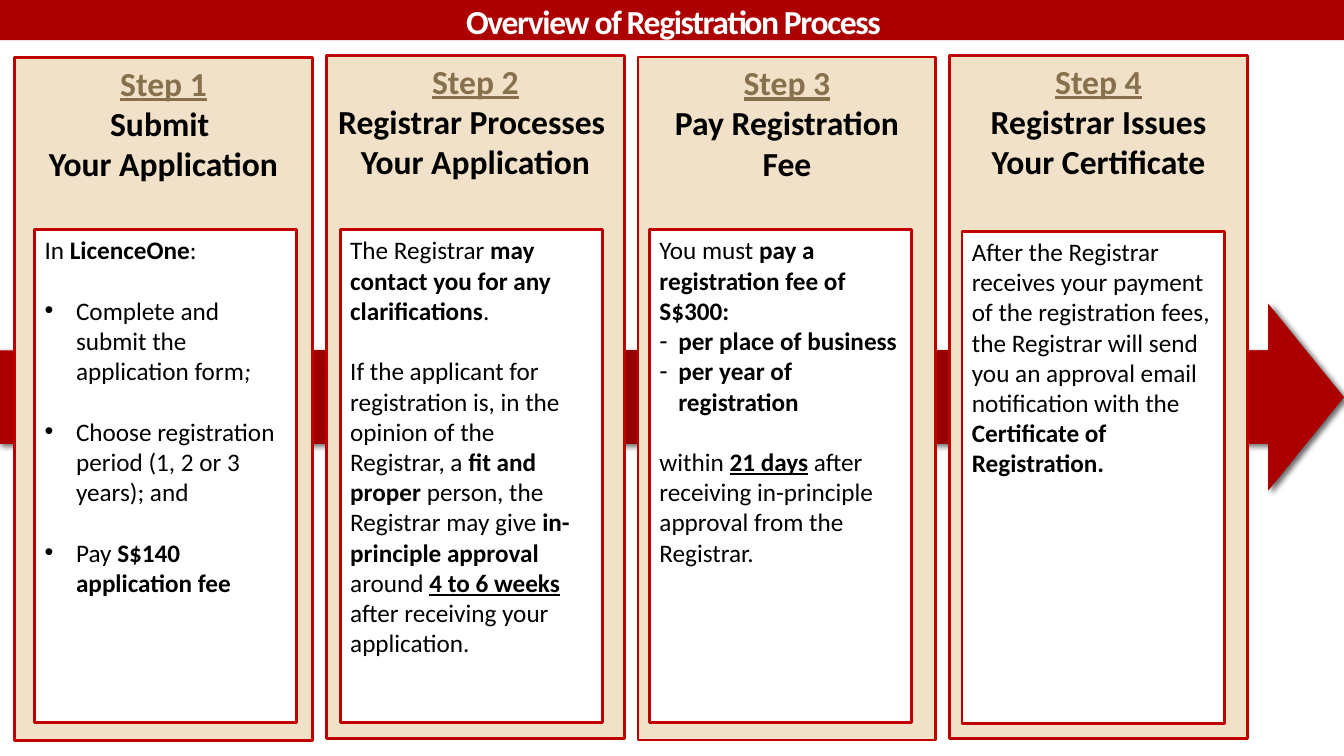
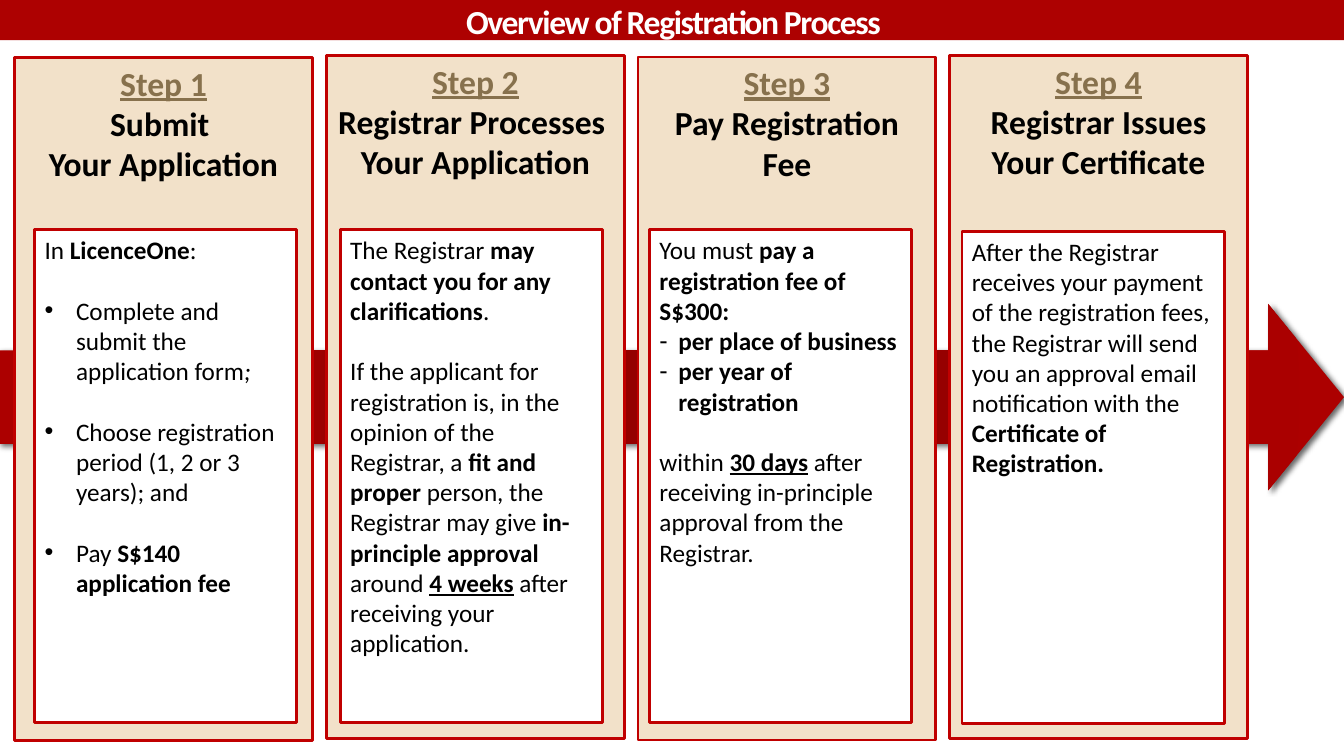
Before and after one commit to isomerpages/mlaw-acd, a slide deck: slide 1 of images/Overview of Reg Process.pptx. Drawn at 1344x756 pixels with LibreOffice and Linux fonts; fonts in the diff are those of the drawing; background and template pictures are left out. Boxes give left, top, right and bottom in pixels: in the first picture for what was removed or moved away, otherwise in the second. Text is boxed around its words. In the diff, an @@ line names an element or a change of style, - is before the commit and + after.

Commit message:
Update reg process
4-6 weeks -> 4 weeks
30 calendar days -> 30 days

```diff
--- a/images/Overview of Reg Process.pptx
+++ b/images/Overview of Reg Process.pptx
@@ text in rectangle at [350,362,569,656]: text changed @@
-If the applicant for registration is, in the opinion of the Registrar, a fit and proper person, the Registrar may give in-principle approval around 4 to 6 weeks after receiving your application.
+If the applicant for registration is, in the opinion of the Registrar, a fit and proper person, the Registrar may give in-principle approval around 4 weeks after receiving your application.
@@ text in rectangle at [659,453,873,567]: text changed @@
-within 21 days after receiving in-principle approval from the Registrar.
+within 30 days after receiving in-principle approval from the Registrar.
```
Also in this commit, not shown: 2 other files.
